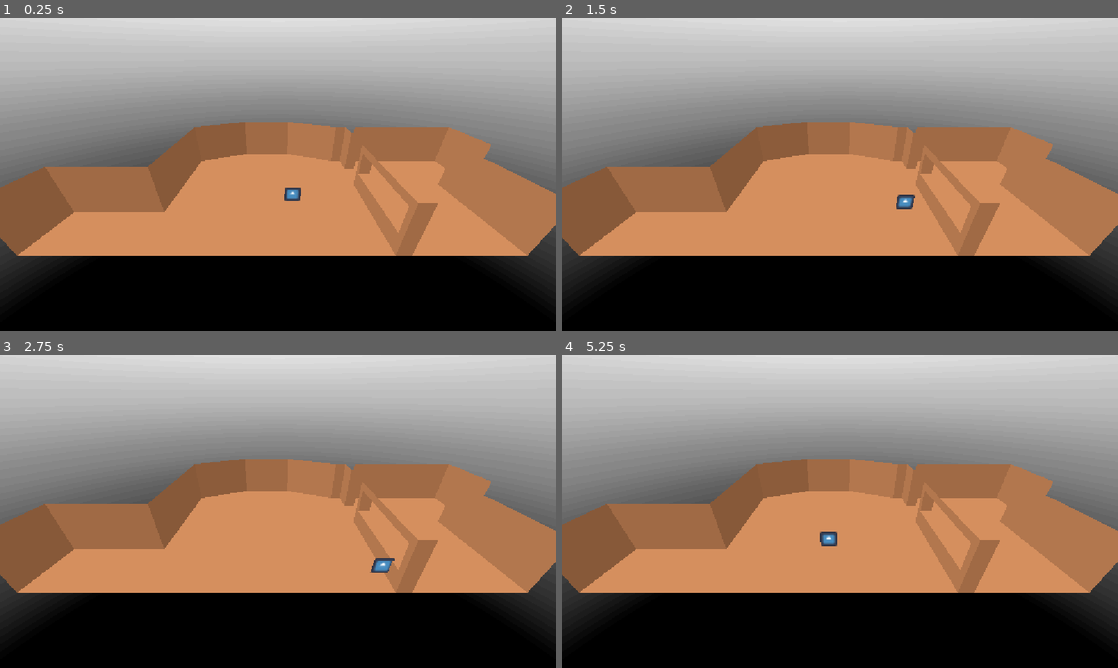
Above: before the commit, frames 1-4 (two rows, left to right).
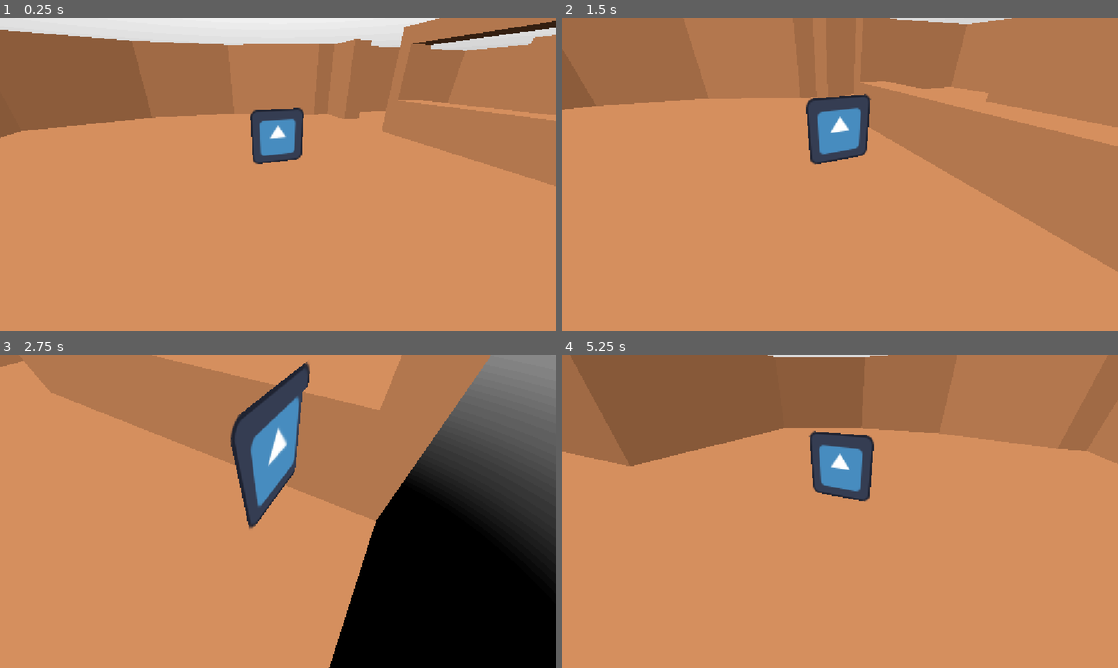
Above: after the commit, the same moments.

Repository: csk2q/OneRoom-Team3
Game: Godot game, scene res://Scenes/Apartment.tscn
Same seed, same stepped clock (60 frames per second), same inputs: the game is played once before the commit and once after it. The project has no main scene, so this scene is started directly. The engine's default icon, where the game draws it, is replaced by a stand-in: a white triangle on a blue panel in a dark square.
Inputs:
- Up to frame 1 (0.25 s): no input
- Up to frame 2 (1.5 s): tap Enter (ui_accept) at 0.5, 0.77 s; hold D (move_right) 0.53-1.28 s; hold S (move_down) from 1.28 s (still down)
- Up to frame 3 (2.75 s): tap Enter (ui_accept) at 1.52 s; release S (move_down) at 2.03 s; hold D (move_right) from 2.03 s (still down)
- Up to frame 4 (5.25 s): tap Enter (ui_accept) at 2.75, 3.02, 3.77, 4.52 s; release D (move_right) at 2.78 s; hold W (move_up) 2.78-3.53 s; hold A (move_left) 3.53-5.03 s; hold S (move_down) from 5.03 s (still down)

The runs differ from the first frame. In frame 1, 75% of the frame differs, in the area x 0-100%, y 0-100%; in frame 2, 77%; in frame 3, 76%; in frame 4, 82%.

Commit message:
Follow camera

Diff:
--- a/one-party-2-save/Scenes/Apartment.tscn
+++ b/one-party-2-save/Scenes/Apartment.tscn
@@ -3,6 +3,7 @@
 [ext_resource type="PackedScene" uid="uid://c6vis1677t3dc" path="res://Scenes/Apartment(GEO).tscn" id="1_shpx8"]
 [ext_resource type="Script" uid="uid://cq8px46jisn1m" path="res://Scripts/Player.gd" id="2_u6l5p"]
 [ext_resource type="Texture2D" uid="uid://ct25i2x3o0uxa" path="res://icon.svg" id="3_i2yku"]
+[ext_resource type="Script" uid="uid://ccdpjopo8yxry" path="res://Scripts/Camera.gd" id="4_i2yku"]
 
 [sub_resource type="Gradient" id="Gradient_shpx8"]
 offsets = PackedFloat32Array(0.2769231, 1)
@@ -55,5 +56,7 @@
 transform = Transform3D(1, 0, 0, 0, 1, 0, 0, 0, 1, 0, 1, 0)
 sprite_frames = SubResource("SpriteFrames_13qdw")
 
-[node name="Camera3D" type="Camera3D" parent="." unique_id=643551486]
-transform = Transform3D(1, 0, 0, 0, 0.8660254, 0.5, 0, -0.5, 0.8660254, -1.1570705, 10.470809, 13.264857)
+[node name="Camera3D" type="Camera3D" parent="." unique_id=643551486 node_paths=PackedStringArray("player")]
+transform = Transform3D(1, 0, 0, 0, 0.8660254, 0.5, 0, -0.5, 0.8660254, -1.4340607, 2.3164792, 4.575939)
+script = ExtResource("4_i2yku")
+player = NodePath("../CharacterBody3D")
--- /dev/null
+++ b/one-party-2-save/Scripts/Camera.gd
@@ -0,0 +1,15 @@
+extends Camera3D
+
+@export var player: Node3D
+
+# Called when the node enters the scene tree for the first time.
+func _ready():
+	pass # Replace with function body.
+
+
+# Called every frame. 'delta' is the elapsed time since the previous frame.
+func _process(delta):
+	self.look_at(player.position)
+	var offset = 1.5
+	if abs(position.x - player.position.x) >= offset:
+		position.x = clamp(position.x, player.position.x - offset, player.position.x + offset)
Not shown, added: one-party-2-save/Scripts/Camera.gd.uid
